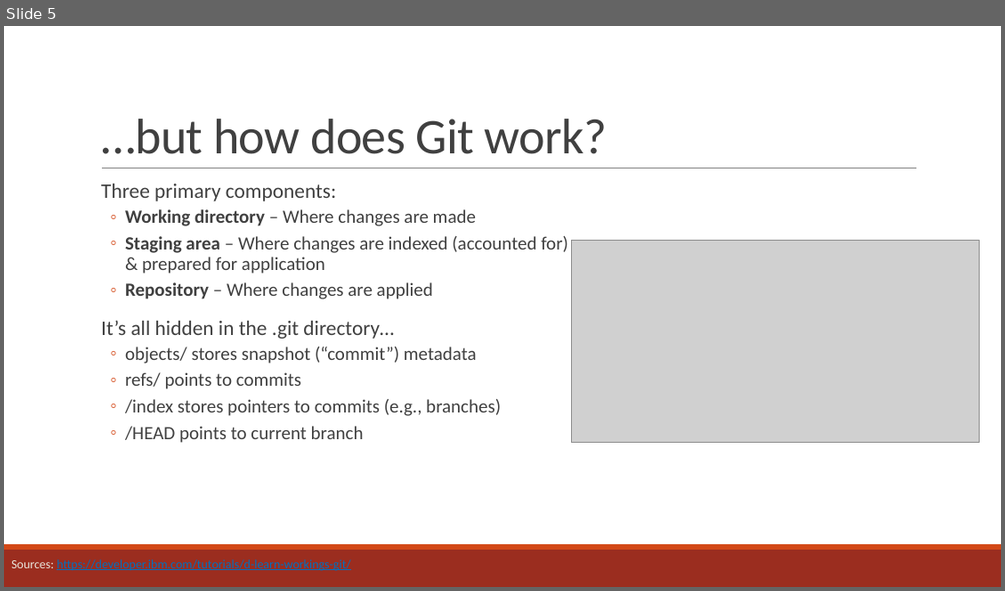
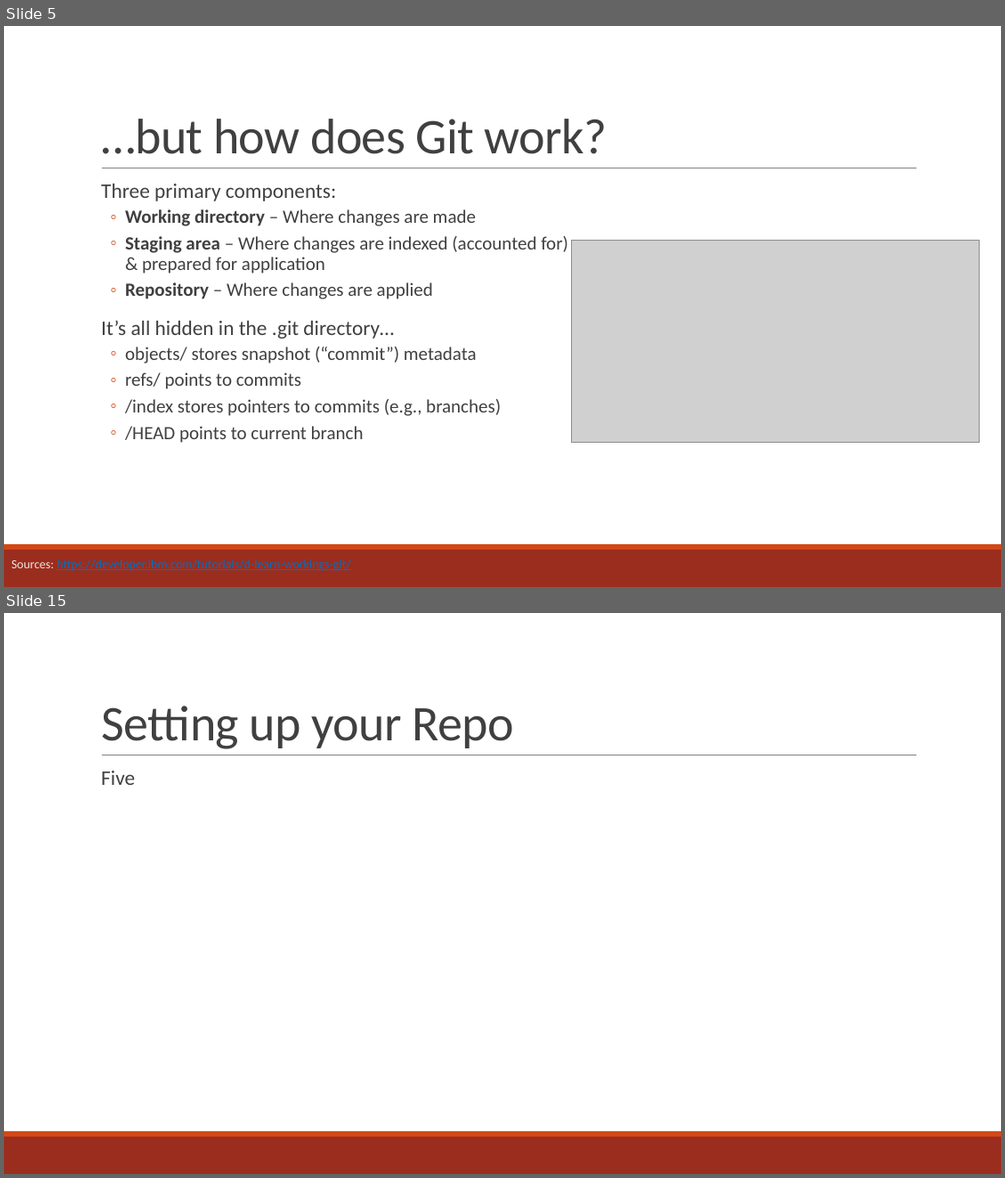
Before and after one commit to curtispmartin/Education, a slide deck: Working/2_VersionControl/2_VersionControl.pptx. Shown one above the other, each under a label of ours: slide 5 before the commit, slides 5 and 15 after it; the slides between them are not shown. The pictures are 1005x591 and 1005x1178 pixels, drawn with LibreOffice and Linux fonts; fonts in the diff are those of the drawing; grey boxes stand for pictures. Boxes give left, top, right and bottom in pixels: in the first picture for what was removed or moved away, otherwise in the second. Text is boxed around its words. In the diff, an @@ line names an element or a change of style, - is before the commit and + after.

```diff
--- a/Working/2_VersionControl/2_VersionControl.pptx
+++ b/Working/2_VersionControl/2_VersionControl.pptx
@@ slide 15 added at bbox=[4, 613, 1001, 1174], background #FFFFFF; not listed: 3 template elements that a slide beside it also shows @@
@@ title added at bbox=[101, 706, 513, 749], 48 pt, text #404040 @@
+Setting up your Repo
@@ text added at bbox=[101, 771, 135, 785], 20 pt, text #404040 @@
+  Five
```
Also in this commit, not shown: 3 slides changed, 6 other slides added, 1 slide removed, 1 other file.
